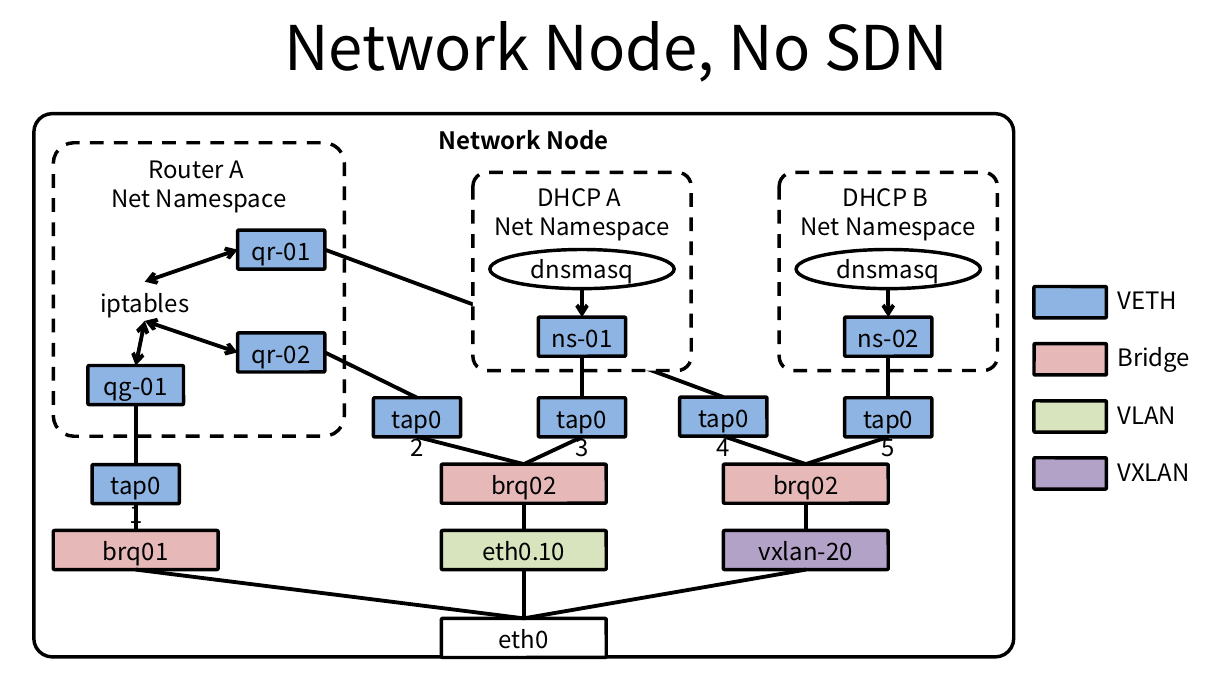
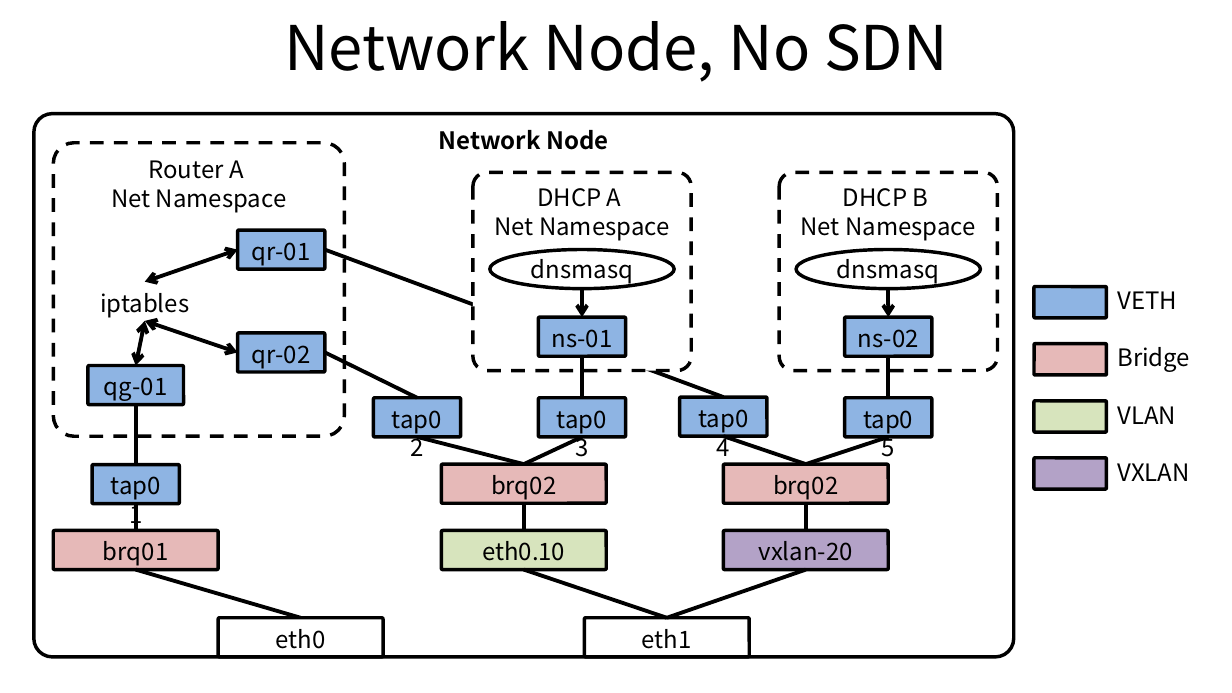
Before and after one commit to ssup2/blog-old, a slide deck: slide 4 of images/theory_analysis/OpenStack_Neutron/OpenStack_Network_Neutron.pptx. Drawn at 1232x693 pixels with LibreOffice and Linux fonts; fonts in the diff are those of the drawing. Boxes give left, top, right and bottom in pixels: in the first picture for what was removed or moved away, otherwise in the second. Text is boxed around its words. In the diff, an @@ line names an element or a change of style, - is before the commit and + after.

```diff
--- a/images/theory_analysis/OpenStack_Neutron/OpenStack_Network_Neutron.pptx
+++ b/images/theory_analysis/OpenStack_Neutron/OpenStack_Network_Neutron.pptx
@@ line moved from (136, 569) - (524, 618) to (136, 569) - (301, 617) @@
@@ line moved from (524, 569) - (524, 618) to (524, 569) - (667, 617) @@
@@ line moved from (806, 569) - (524, 618) to (806, 569) - (667, 617) @@
@@ rounded rectangle "eth0": place and size @@
-rounded rectangle "eth0" at box(441, 618, 606, 658)
+rounded rectangle "eth0" at box(218, 617, 383, 657)
@@ rounded rectangle added at box(584, 617, 749, 657), fill #FFFFFF, outline #000000 2 pt, 14 pt, text #000000 @@
+eth1
```
Also in this commit, not shown: 2 other slides changed, 4 other files.
